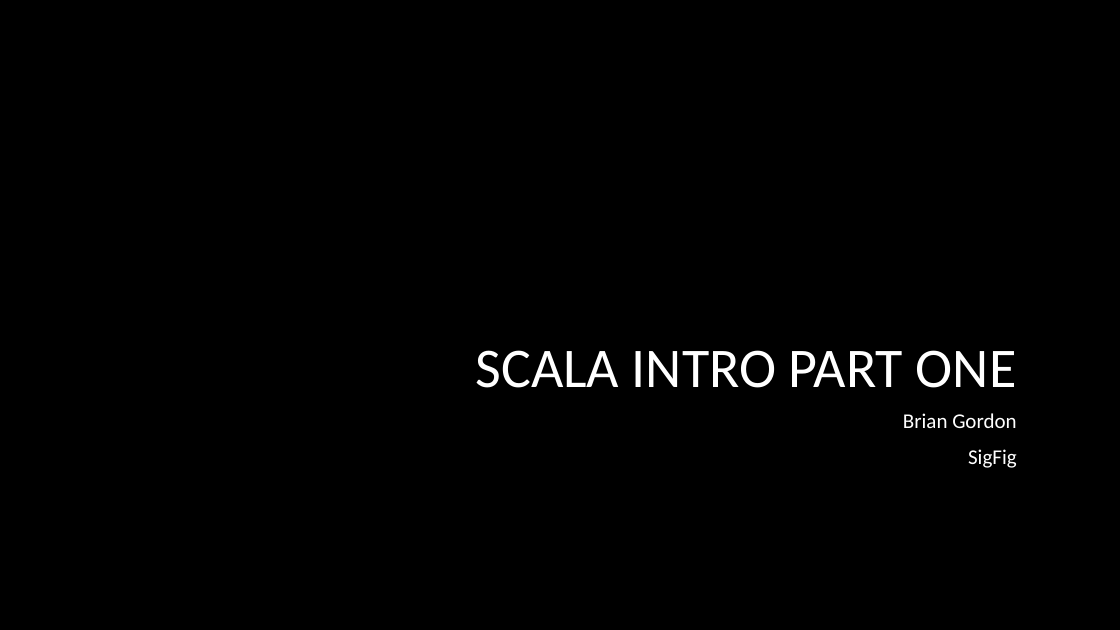
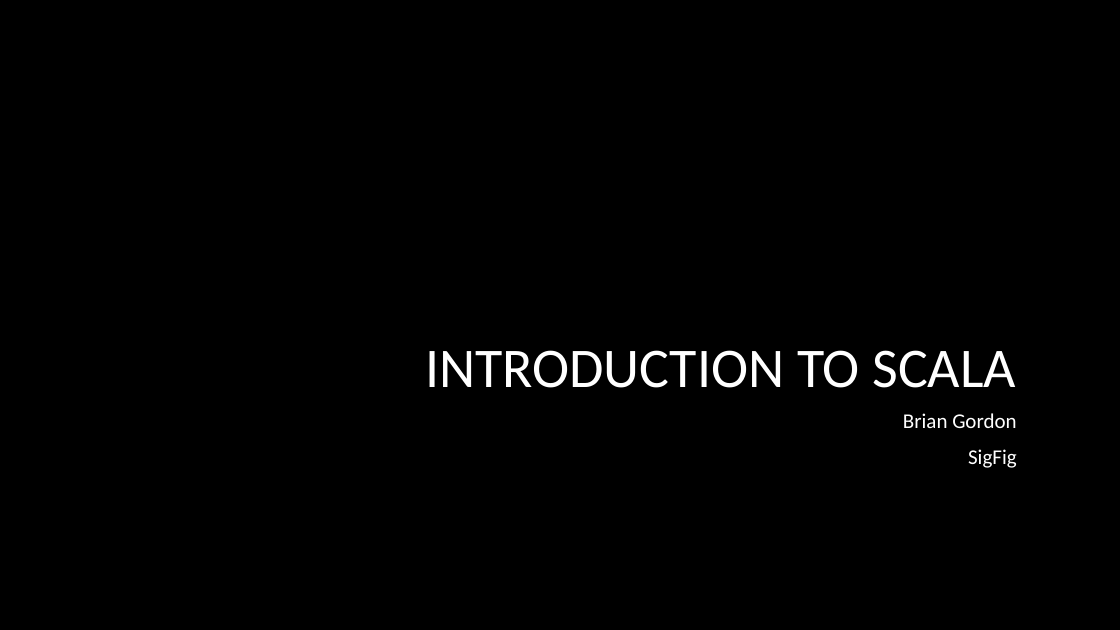
Before and after one commit to briangordon/scala-demo, a slide deck: slide 1 of scala-demo.pptx. Drawn at 1120x630 pixels with LibreOffice and Linux fonts; fonts in the diff are those of the drawing; background and template pictures are left out. Boxes give left, top, right and bottom in pixels: in the first picture for what was removed or moved away, otherwise in the second. Text is boxed around its words. In the diff, an @@ line names an element or a change of style, - is before the commit and + after.

```diff
--- a/scala-demo.pptx
+++ b/scala-demo.pptx
@@ title at (x1=425, y1=350, x2=1016, y2=388): text changed @@
-SCALA INTRO PART ONE
+INTRODUCTION TO SCALA
```
Also in this commit, not shown: 5 other slides changed, 15 slides added, 6 other files.
